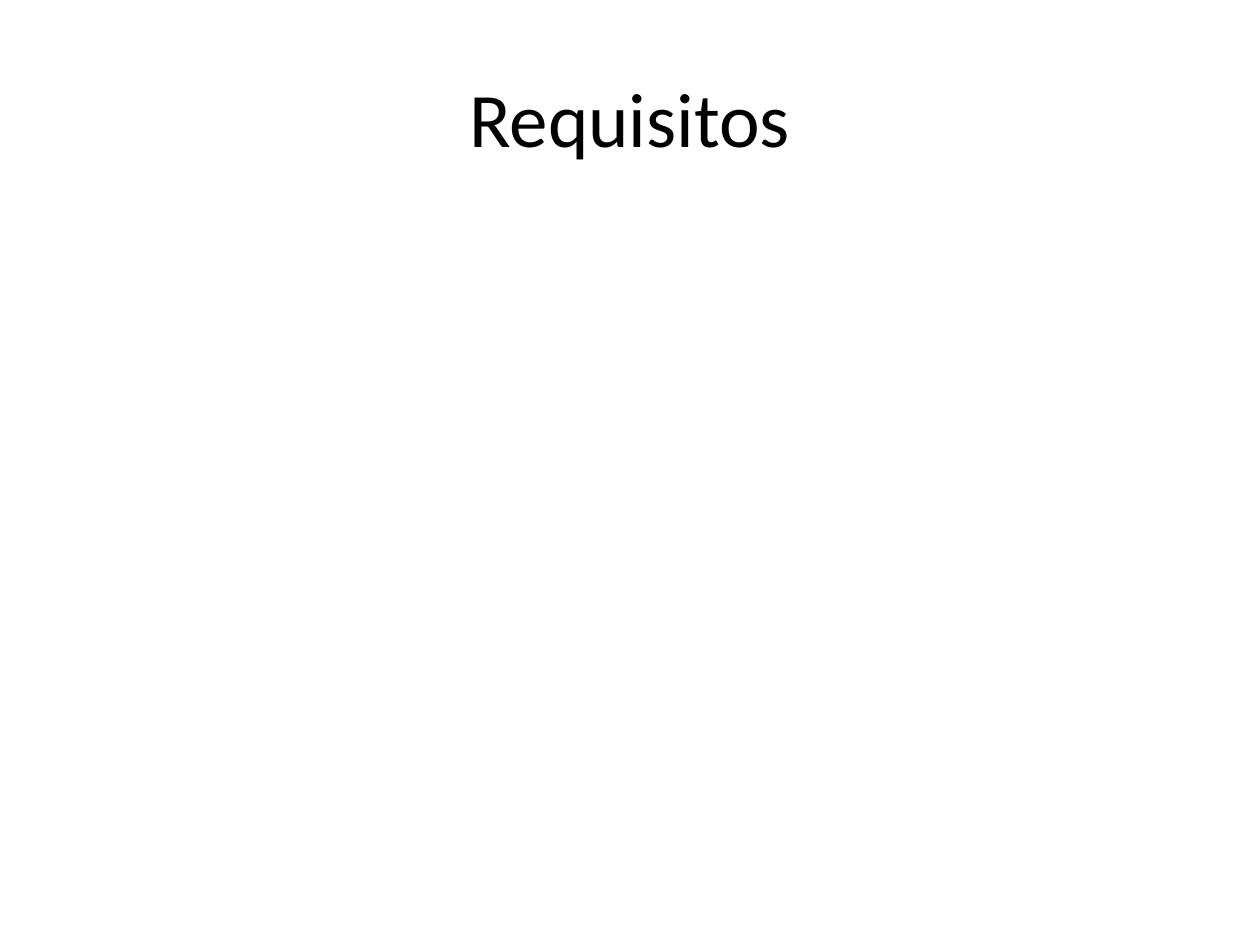
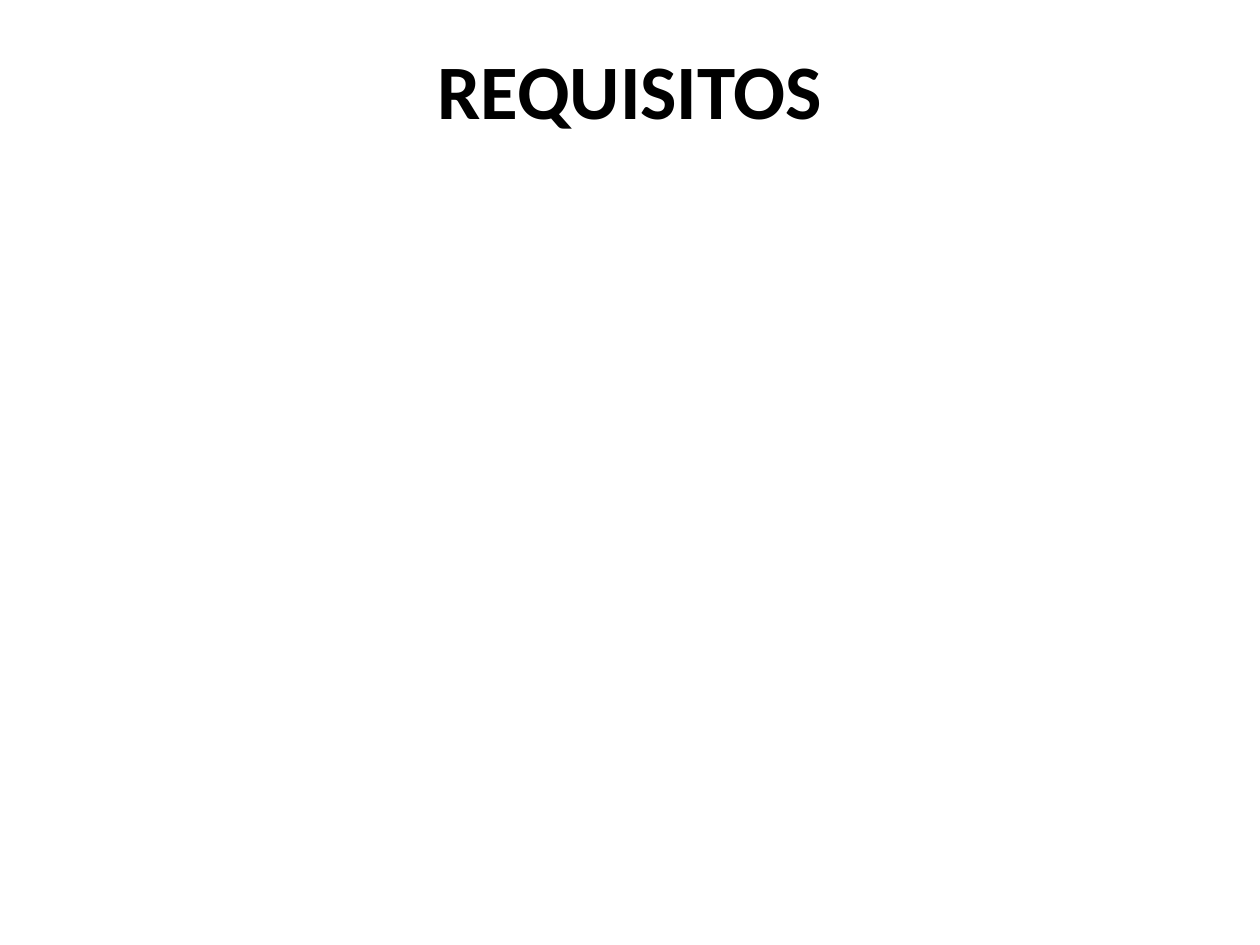
Before and after one commit to thedarkfather/TFG, a slide deck: slide 10 of Docs/Presentación.pptx (slide 11 before the commit). Drawn at 1260x945 pixels with LibreOffice and Linux fonts; fonts in the diff are those of the drawing. Boxes give left, top, right and bottom in pixels: in the first picture for what was removed or moved away, otherwise in the second. Text is boxed around its words. In the diff, an @@ line names an element or a change of style, - is before the commit and + after.

```diff
--- a/Docs/Presentación.pptx
+++ b/Docs/Presentación.pptx
@@ text "REQUISITOS" at <box>438,68,822,129</box>: vertical alignment middle to top @@
@@ text at <box>438,68,822,129</box>: text changed; bold on @@
-Requisitos
+REQUISITOS
```
Also in this commit, not shown: 3 other slides changed, 1 slide added, 1 slide removed.
